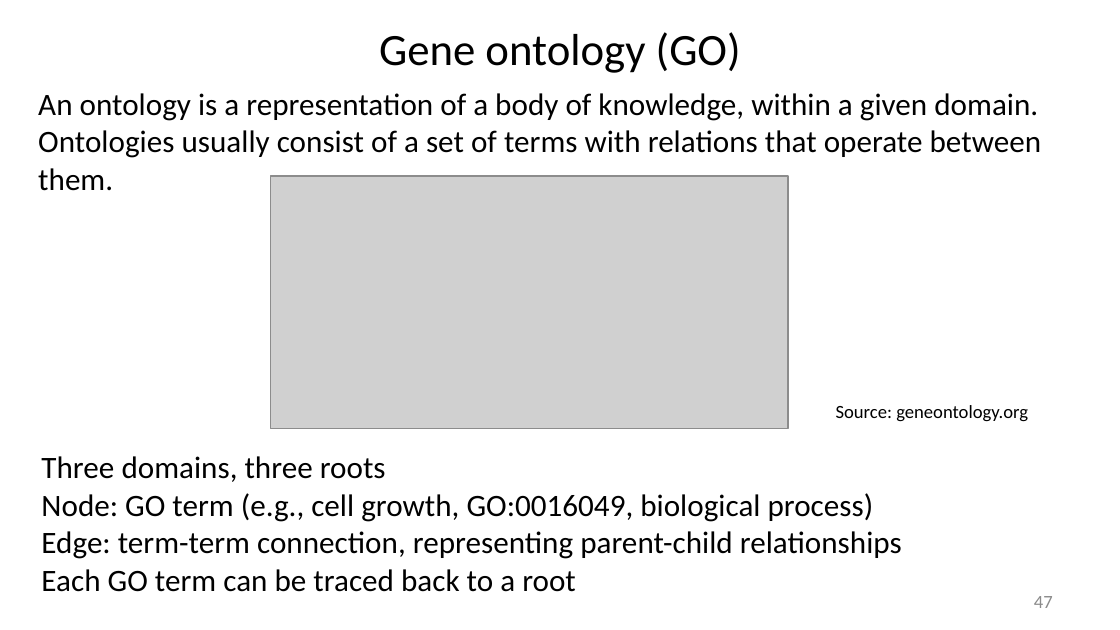
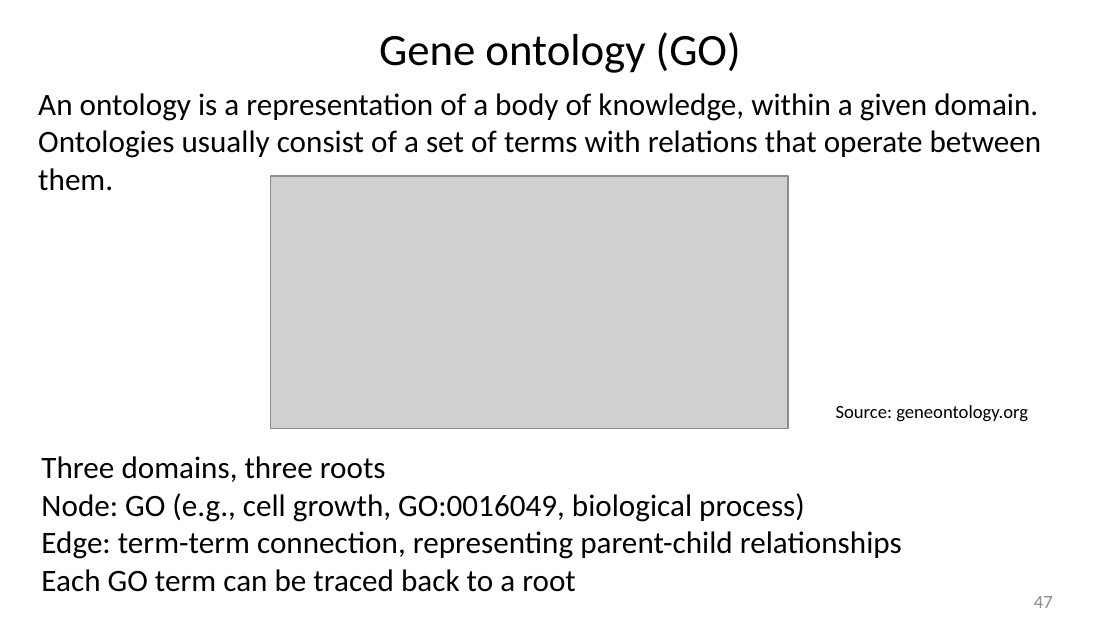
Before and after one commit to liu3zhenlab/teaching, a slide deck: slide 47 of RNA-Seq-Workshop/2026/lectures/IGF26_RNA-seq.pptx. Drawn at 1120x630 pixels with LibreOffice and Linux fonts; fonts in the diff are those of the drawing; grey boxes stand for pictures. Boxes give left, top, right and bottom in pixels: in the first picture for what was removed or moved away, otherwise in the second. Text is boxed around its words. In the diff, an @@ line names an element or a change of style, - is before the commit and + after.

Commit message:
update

```diff
--- a/RNA-Seq-Workshop/2026/lectures/IGF26_RNA-seq.pptx
+++ b/RNA-Seq-Workshop/2026/lectures/IGF26_RNA-seq.pptx
@@ text at (41,493,805,522): text changed @@
-Node: GO term (e.g., cell growth, GO:0016049, biological process)
+Node: GO (e.g., cell growth, GO:0016049, biological process)
```
Also in this commit, not shown: 2 other slides changed, 1 slide added.
